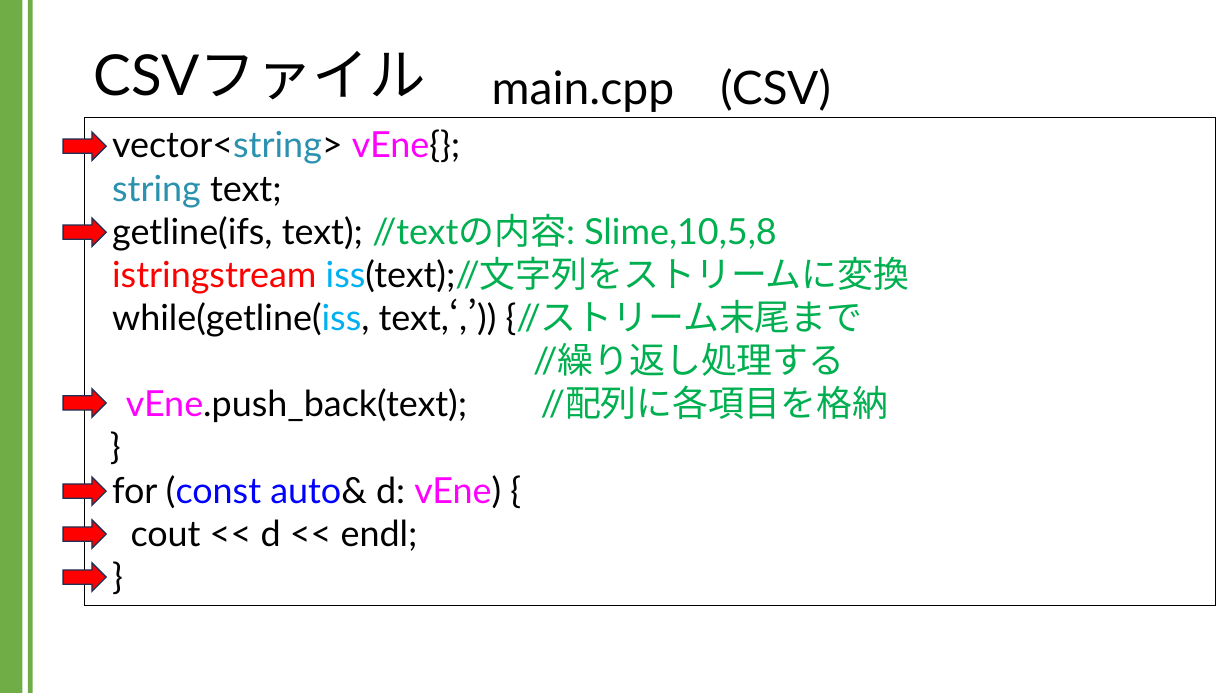
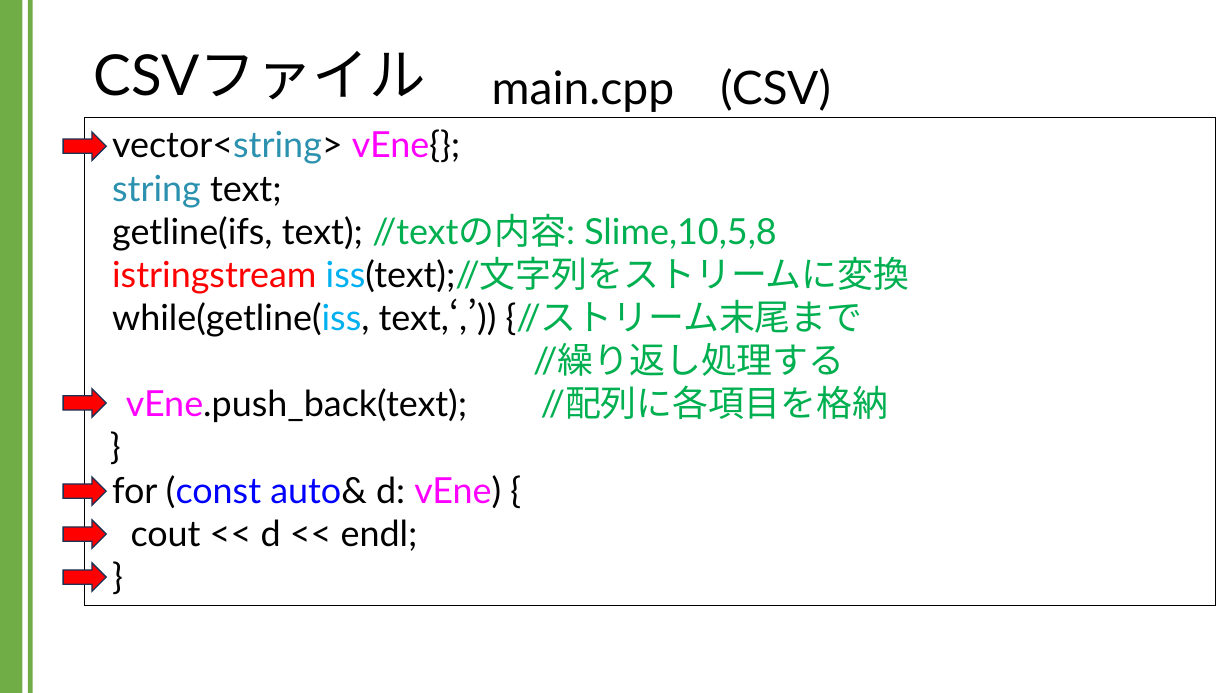
Before and after one commit to kic-murata/cpp2024, a slide deck: slide 25 of 授業資料/講義資料：CSVファイル.pptx. Drawn at 1232x693 pixels with LibreOffice and Linux fonts; fonts in the diff are those of the drawing. Boxes give left, top, right and bottom in pixels: in the first picture for what was removed or moved away, otherwise in the second. Text is boxed around its words. In the diff, an @@ line names an element or a change of style, - is before the commit and + after.

```diff
--- a/授業資料/講義資料：CSVファイル.pptx
+++ b/授業資料/講義資料：CSVファイル.pptx
@@ right arrow removed at (x1=63, y1=218, x2=106, y2=247) @@
```
Also in this commit, not shown: 1 other file.
